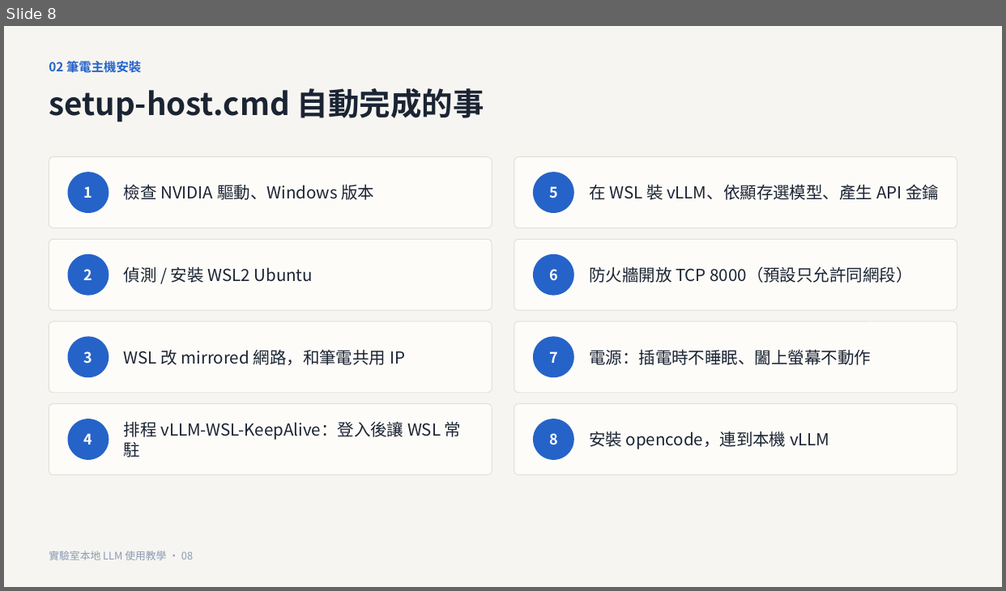
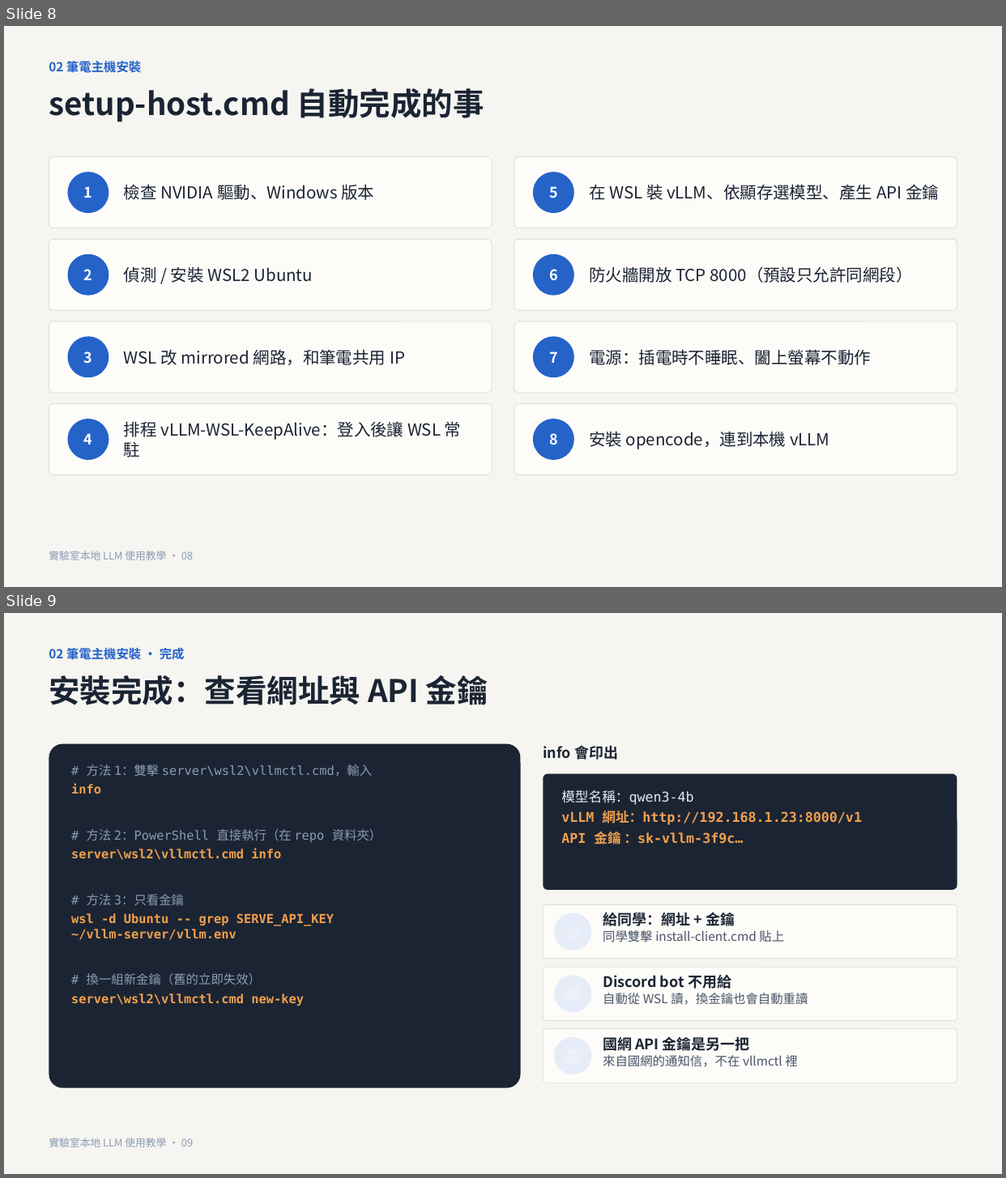
Before and after one commit to CYH4157/local-llm, a slide deck: docs/實驗室本地LLM使用教學.pptx. Shown one above the other, each under a label of ours: slide 8 before the commit, slides 8 and 9 after it. The pictures are 1006x591 and 1006x1178 pixels, drawn with LibreOffice and Linux fonts; fonts in the diff are those of the drawing. Boxes give left, top, right and bottom in pixels: in the first picture for what was removed or moved away, otherwise in the second. Text is boxed around its words. In the diff, an @@ line names an element or a change of style, - is before the commit and + after.

```diff
--- a/docs/實驗室本地LLM使用教學.pptx
+++ b/docs/實驗室本地LLM使用教學.pptx
@@ slide 9 added at (4, 613, 1002, 1174), background #F6F5F1 @@
@@ text added at (49, 648, 185, 660), 12 pt, text #2563C9, bold @@
+02 筆電主機安裝 · 完成
@@ text added at (49, 675, 488, 705), 30 pt, text #1B2433, bold @@
+安裝完成：查看網址與 API 金鑰
@@ rounded rectangle added at (49, 744, 521, 1088), fill #1B2433 @@
@@ text added at (543, 745, 618, 760), 14 pt, text #1B2433, bold @@
+info 會印出
@@ text added at (71, 764, 382, 1006), 12 pt, text #F0A04B, bold @@
+# 方法 1：雙擊 server\wsl2\vllmctl.cmd，輸入
+info
+# 方法 2：PowerShell 直接執行（在 repo 資料夾）
+server\wsl2\vllmctl.cmd info
+# 方法 3：只看金鑰
+wsl -d Ubuntu -- grep SERVE_API_KEY ~/vllm-server/vllm.env
+# 換一組新金鑰（舊的立即失效）
+server\wsl2\vllmctl.cmd new-key
@@ rounded rectangle added at (543, 774, 957, 890), fill #1B2433 @@
@@ text added at (561, 790, 862, 845), 13 pt, text #F0A04B, bold @@
+模型名稱：qwen3-4b
+vLLM 網址：http://192.168.1.23:8000/v1
+API 金鑰 ：sk-vllm-3f9c…
@@ rounded rectangle added at (543, 905, 957, 959), fill #FDFCF9, outline #E2DFD8 0.75 pt @@
@@ ellipse added at (554, 914, 592, 951), fill #E6EDF8, 13 pt, text #FFFFFF, bold @@
+👥
@@ text added at (603, 913, 784, 942), 12 pt, text #4A5568 @@
+給同學：網址 + 金鑰
+同學雙擊 install-client.cmd 貼上
@@ rounded rectangle added at (543, 967, 957, 1021), fill #FDFCF9, outline #E2DFD8 0.75 pt @@
@@ ellipse added at (554, 975, 592, 1013), fill #E6EDF8, 13 pt, text #FFFFFF, bold @@
+💬
@@ text added at (603, 975, 808, 1005), 12 pt, text #4A5568 @@
+Discord bot 不用給
+自動從 WSL 讀，換金鑰也會自動重讀
@@ rounded rectangle added at (543, 1029, 957, 1083), fill #FDFCF9, outline #E2DFD8 0.75 pt @@
@@ ellipse added at (554, 1037, 592, 1075), fill #E6EDF8, 13 pt, text #FFFFFF, bold @@
+🌐
@@ text added at (603, 1034, 797, 1067), 12 pt, text #4A5568 @@
+國網 API 金鑰是另一把
+來自國網的通知信，不在 vllmctl 裡
@@ text added at (49, 1138, 193, 1148), 10 pt, text #8B9BB4 @@
+實驗室本地 LLM 使用教學 · 09
```
Also in this commit, not shown: 17 slides changed, 4 other slides added, 8 other files.
